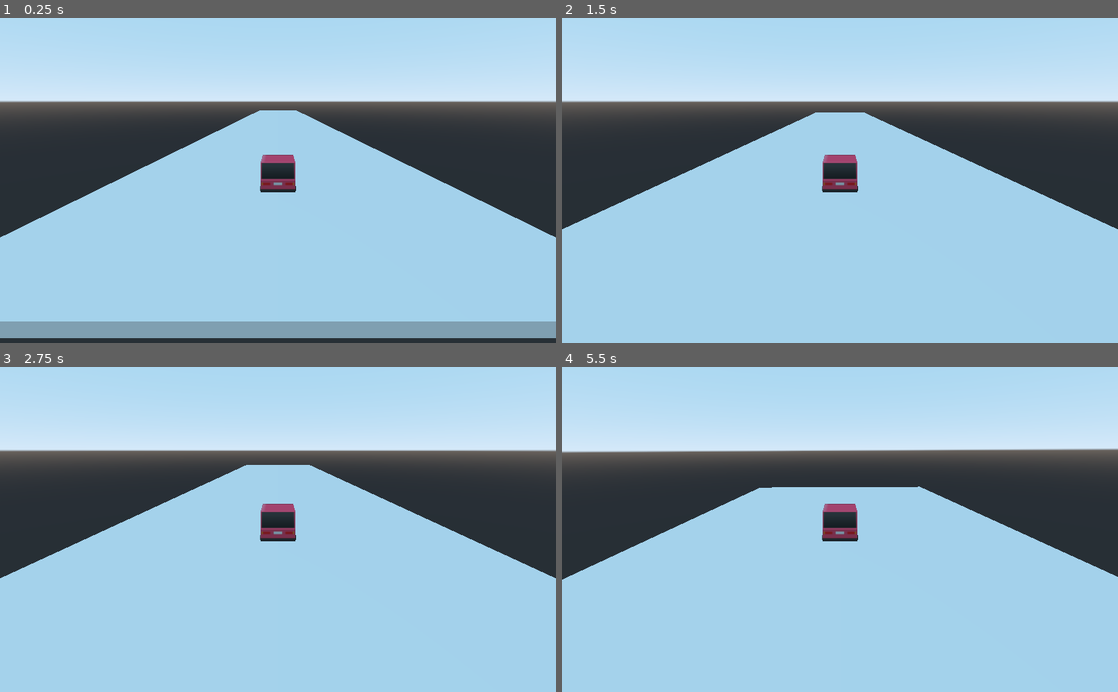
Above: before the commit, frames 1-4 (two rows, left to right).
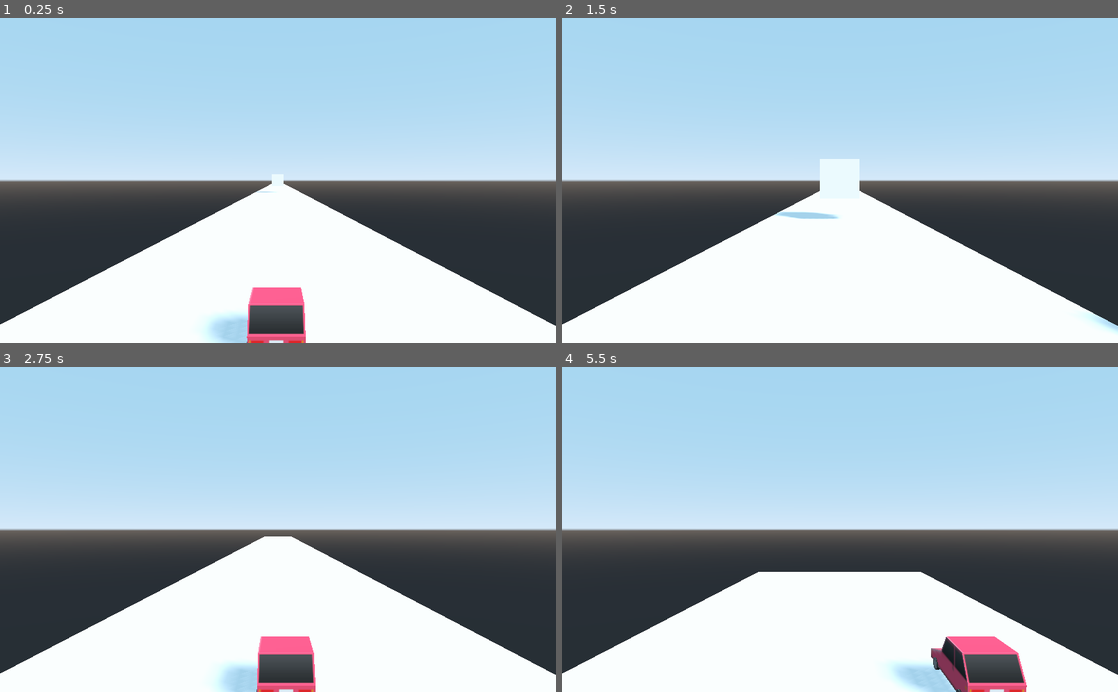
Above: after the commit, the same moments.

Repository: pattlebass/Road-Safety
Game: Godot game, scene res://game.tscn
The game is run twice, just before and just after one commit, with the same random seed, the same clock (stepped at 60 frames per second) and the same inputs. The engine's default icon, where the game draws it, is replaced by a stand-in: a white triangle on a blue panel in a dark square.
Inputs (mouse positions are in pixels of both pictures, inside the frame that each line leads up to):
- Up to frame 1 (0.25 s): no input
- Up to frame 2 (1.5 s): hold D (right) 0.53-1.25 s; click (784, 239) at 1.25 s, where only the run after the commit has a clickable "A"
- Up to frame 3 (2.75 s): hold A (left) from 2.03 s (still down)
- Up to frame 4 (5.5 s): release A (left) at 2.78 s; hold D (right) 2.78-4.28 s; hold A (left) from 4.28 s (still down); tap Enter at 5 s

The runs differ from the first frame. In frame 1, 77% of the frame differs, in the area x 0-100%, y 18-100%; in frame 2, 77%; in frame 3, 77%; in frame 4, 79%, in the area x 0-100%, y 17-100%.

Commit message:
Add files

Diff:
--- a/Road Safety/game.tscn
+++ b/Road Safety/game.tscn
@@ -1,30 +1,28 @@
-[gd_scene load_steps=7 format=2]
+[gd_scene load_steps=9 format=2]
 
 [ext_resource path="res://player.gd" type="Script" id=1]
 [ext_resource path="res://meshes/cars/car1.obj" type="ArrayMesh" id=2]
+[ext_resource path="res://popups/popups.gd" type="Script" id=3]
 
-[sub_resource type="CubeMesh" id=1]
-size = Vector3( 25, 0.1, 4 )
-
-[sub_resource type="PhysicsMaterial" id=4]
-friction = 0.0
+[sub_resource type="BoxShape" id=1]
+extents = Vector3( 0.344577, 0.167815, 0.172737 )
 
 [sub_resource type="BoxShape" id=2]
-extents = Vector3( 0.344577, 0.167815, 0.172737 )
+extents = Vector3( 50.1206, 0.001, 2.20019 )
 
-[sub_resource type="BoxShape" id=3]
-extents = Vector3( 27.3861, 0.0596717, 2.20019 )
+[sub_resource type="CubeMesh" id=3]
+size = Vector3( 100, 0.1, 4 )
+
+[sub_resource type="CubeMesh" id=4]
+size = Vector3( 1, 1, 1 )
+
+[sub_resource type="SpatialMaterial" id=5]
+metallic_specular = 0.99
 
 [node name="Spatial" type="Spatial"]
 
-[node name="floor" type="MeshInstance" parent="."]
-mesh = SubResource( 1 )
-material/0 = null
-
-[node name="player" type="RigidBody" parent="."]
-transform = Transform( 1, 0, 0, 0, 1, 0, 0, 0, 1, -12.0552, 0.185157, 0 )
-physics_material_override = SubResource( 4 )
-gravity_scale = 0.5
+[node name="player" type="KinematicBody" parent="."]
+transform = Transform( 1, 0, 0, 0, 1, 0, 0, 0, 1, -47.967, 0, 0 )
 script = ExtResource( 1 )
 
 [node name="car1" type="MeshInstance" parent="player"]
@@ -34,12 +32,55 @@
 
 [node name="CollisionShape" type="CollisionShape" parent="player"]
 transform = Transform( 1, 0, 0, 0, 1, 0, 0, 0, 1, 0.0586233, 0.22094, 0 )
-shape = SubResource( 2 )
+shape = SubResource( 1 )
 
-[node name="Camera" type="Camera" parent="player"]
-transform = Transform( -4.60945e-008, 0.322582, -0.946542, 2.11248e-008, 0.946542, 0.322582, 1, -5.12627e-009, -5.04448e-008, -2.37309, 0.915889, 0 )
+[node name="headlight1" type="SpotLight" parent="player"]
+transform = Transform( -4.37114e-008, 0, -1, 0, 1, 0, 1, 0, -4.37114e-008, 0.458305, 0.135321, 0.119301 )
+visible = false
+light_energy = 2.5
+shadow_enabled = true
+shadow_bias = 16.0
+shadow_reverse_cull_face = true
+spot_range = 8.1616
+
+[node name="headlight2" type="SpotLight" parent="player"]
+transform = Transform( -4.37114e-008, 0, -1, 0, 1, 0, 1, 0, -4.37114e-008, 0.458305, 0.135321, -0.0998168 )
+visible = false
+light_energy = 2.5
+shadow_enabled = true
+shadow_bias = 16.0
+shadow_reverse_cull_face = true
+spot_range = 8.1616
 
 [node name="StaticBody" type="StaticBody" parent="."]
 
 [node name="CollisionShape" type="CollisionShape" parent="StaticBody"]
-shape = SubResource( 3 )
+shape = SubResource( 2 )
+
+[node name="floor" type="MeshInstance" parent="StaticBody"]
+mesh = SubResource( 3 )
+material/0 = null
+
+[node name="Camera" type="Camera" parent="."]
+transform = Transform( -4.37114e-008, 0, -1, 0, 1, 0, 1, 0, -4.37114e-008, -50.1861, 1.09311, 0.00911212 )
+current = true
+fov = 50.0
+size = 2.5
+
+[node name="popups" type="Control" parent="."]
+margin_right = 40.0
+margin_bottom = 40.0
+script = ExtResource( 3 )
+
+[node name="Timer" type="Timer" parent="popups"]
+autostart = true
+
+[node name="DirectionalLight" type="DirectionalLight" parent="."]
+transform = Transform( 0.79057, 0, -0.612372, 0.451256, 0.676004, 0.58257, 0.413966, -0.736898, 0.534428, 0, 13.53, 0 )
+shadow_enabled = true
+
+[node name="MeshInstance" type="MeshInstance" parent="."]
+transform = Transform( 1, 0, 0, 0, 1, 0, 0, 0, 1, -15.8793, 1.14095, 0 )
+mesh = SubResource( 4 )
+material/0 = SubResource( 5 )
+[connection signal="timeout" from="popups/Timer" to="popups" method="_on_Timer_timeout"]
--- a/Road Safety/player.gd
+++ b/Road Safety/player.gd
@@ -1,9 +1,22 @@
-extends RigidBody
+extends KinematicBody
 
+onready var camera = get_parent().get_node("Camera")
+var velocity = Vector3()
+var speed = 200
 
 func _ready():
-	apply_central_impulse(Vector3(5, 0, 0))
+	pass
 
 func _physics_process(delta):
+	#Camera
+	camera.translation.x = translation.x - 2
+
+	#Controls
+	velocity.z = 0
+	velocity.x = 1000
 	if Input.is_action_pressed("left"):
-		pass
+		velocity.z = -speed
+	if Input.is_action_pressed("right"):
+		velocity.z = speed
+
+	move_and_slide(velocity * delta)
--- /dev/null
+++ b/Road Safety/popups/call.gd
@@ -0,0 +1,14 @@
+extends Node2D
+
+
+# Called when the node enters the scene tree for the first time.
+func _ready():
+	pass # Replace with function body.
+
+
+func _on_Decline_pressed():
+	queue_free()
+
+
+func _on_Accept_pressed():
+	queue_free()
--- /dev/null
+++ b/Road Safety/popups/call.tscn
@@ -0,0 +1,41 @@
+[gd_scene load_steps=3 format=2]
+
+[ext_resource path="res://popups/call.gd" type="Script" id=1]
+[ext_resource path="res://icon.png" type="Texture" id=2]
+
+[node name="call" type="Node2D"]
+script = ExtResource( 1 )
+
+[node name="bg" type="Sprite" parent="."]
+position = Vector2( 144, 159 )
+scale = Vector2( 4.5625, 5.03125 )
+texture = ExtResource( 2 )
+
+[node name="photo" type="Sprite" parent="."]
+position = Vector2( 140, 100 )
+scale = Vector2( 2.53125, 2.21875 )
+texture = ExtResource( 2 )
+
+[node name="name" type="Label" parent="."]
+margin_left = 80.0
+margin_top = 180.0
+margin_right = 200.0
+margin_bottom = 209.0
+text = "Name Here"
+align = 1
+
+[node name="Decline" type="Button" parent="."]
+margin_left = 40.0
+margin_top = 220.0
+margin_right = 110.0
+margin_bottom = 290.0
+text = "A"
+
+[node name="Accept" type="Button" parent="."]
+margin_left = 170.0
+margin_top = 220.0
+margin_right = 240.0
+margin_bottom = 290.0
+text = "D"
+[connection signal="pressed" from="Decline" to="." method="_on_Decline_pressed"]
+[connection signal="pressed" from="Accept" to="." method="_on_Accept_pressed"]
--- /dev/null
+++ b/Road Safety/popups/notification1.gd
@@ -0,0 +1,9 @@
+extends Node2D
+
+
+# Called when the node enters the scene tree for the first time.
+func _ready():
+	pass # Replace with function body.
+
+func _on_Button_pressed():
+	queue_free()
--- /dev/null
+++ b/Road Safety/popups/notification1.tscn
@@ -0,0 +1,19 @@
+[gd_scene load_steps=3 format=2]
+
+[ext_resource path="res://popups/notification1.gd" type="Script" id=1]
+[ext_resource path="res://icon.png" type="Texture" id=2]
+
+[node name="notification" type="Node2D"]
+script = ExtResource( 1 )
+
+[node name="bg" type="Sprite" parent="."]
+position = Vector2( 144, 94 )
+scale = Vector2( 4.5625, 3 )
+texture = ExtResource( 2 )
+
+[node name="Button" type="Button" parent="."]
+margin_left = 270.0
+margin_right = 290.0
+margin_bottom = 20.0
+text = "X"
+[connection signal="pressed" from="Button" to="." method="_on_Button_pressed"]
--- /dev/null
+++ b/Road Safety/popups/popups.gd
@@ -0,0 +1,20 @@
+extends Control
+
+var frequency = 9999
+var notif1_scene = preload("res://popups/notification1.tscn")
+var call_scene = preload("res://popups/call.tscn")
+var popups = {0:notif1_scene, 1:call_scene}
+
+# Called when the node enters the scene tree for the first time.
+func _ready():
+	randomize()
+
+func _process(delta):
+	$Timer.wait_time = frequency
+
+
+func _on_Timer_timeout():
+	#print(randi() % popups.size())
+	var current_popup = popups.get(randi() % popups.size()).instance()
+	current_popup.position = Vector2(randi() % 500, randi() % 300)
+	add_child(current_popup)
